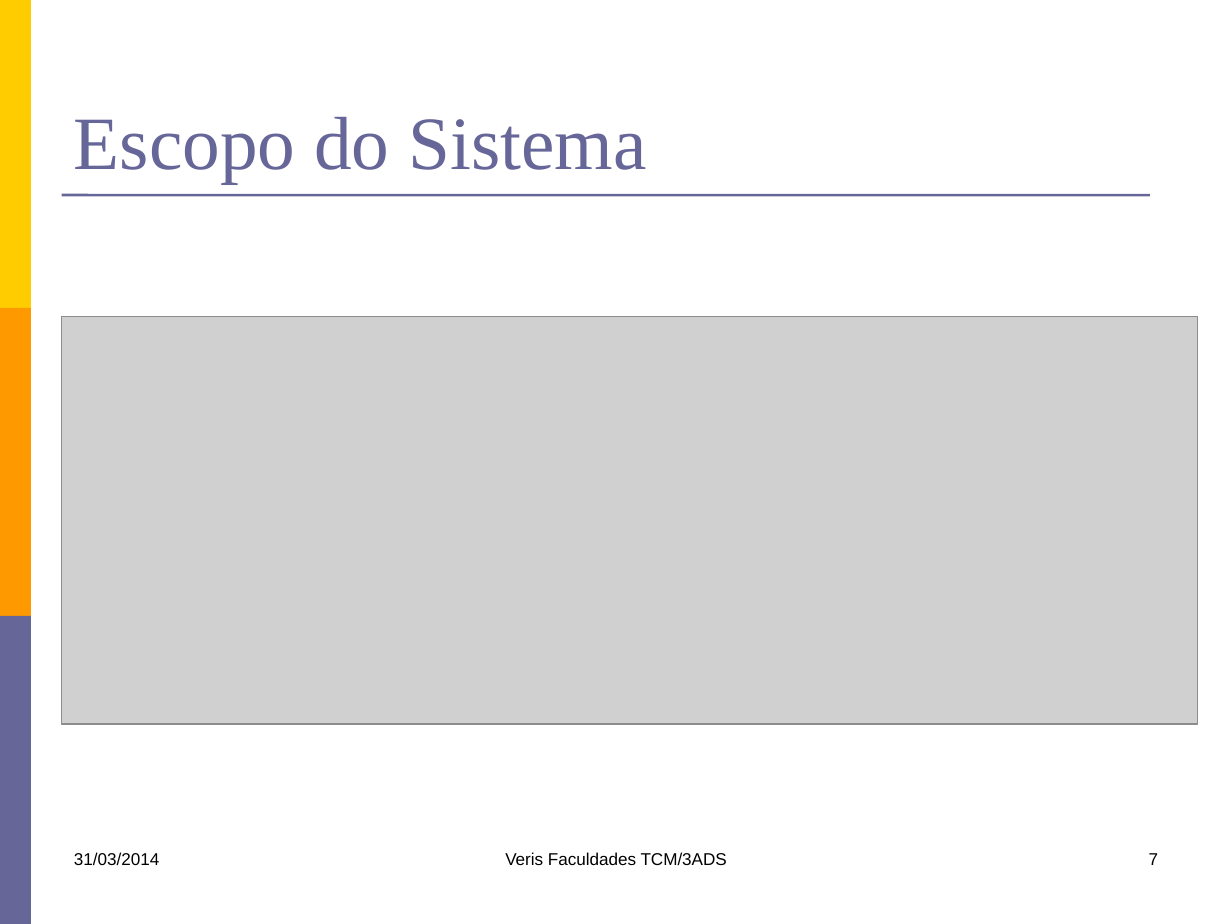
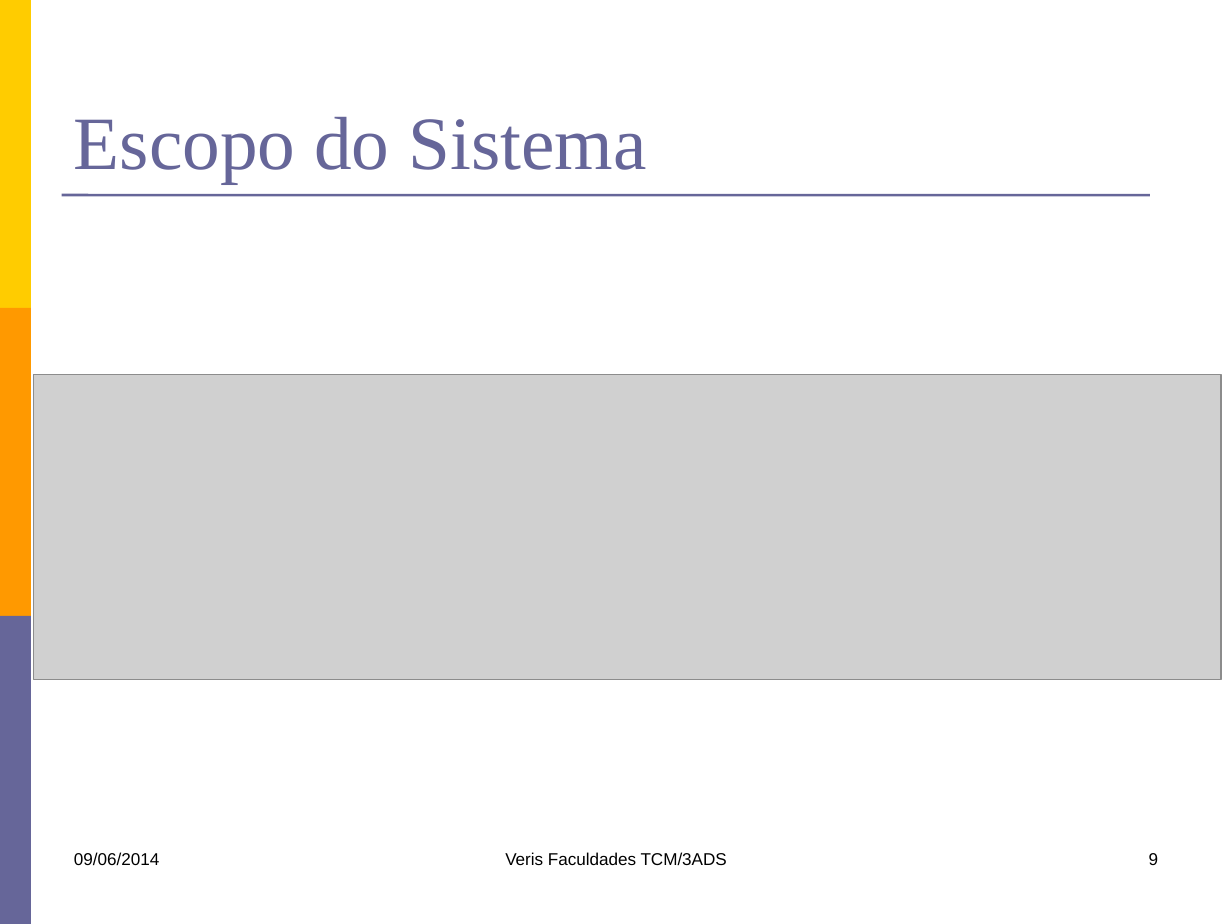
Before and after one commit to kokmz/TCCHUE, a slide deck: slide 9 of documentacao/G4_Apresentacao1sem2014.pptx (slide 7 before the commit). Drawn at 1232x924 pixels with LibreOffice and Linux fonts; fonts in the diff are those of the drawing; grey boxes stand for pictures. Boxes give left, top, right and bottom in pixels: in the first picture for what was removed or moved away, otherwise in the second. Text is boxed around its words. In the diff, an @@ line names an element or a change of style, - is before the commit and + after.

```diff
--- a/documentacao/G4_Apresentacao1sem2014.pptx
+++ b/documentacao/G4_Apresentacao1sem2014.pptx
@@ picture: place and size @@
-picture at bbox=[62, 317, 1198, 724]
+picture at bbox=[34, 375, 1222, 680]
@@ text at bbox=[74, 852, 159, 866]: text changed @@
-31/03/2014
+09/06/2014
@@ page number at bbox=[1149, 853, 1159, 865]: text changed @@
-7
+9
```
Also in this commit, not shown: 7 other slides changed, 24 slides added.
